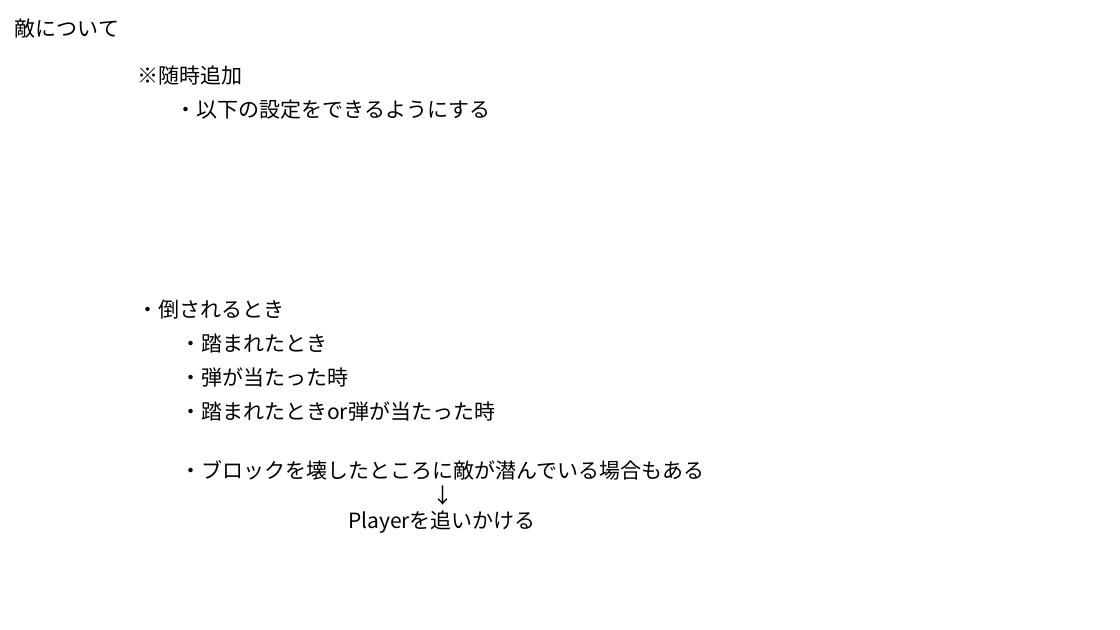
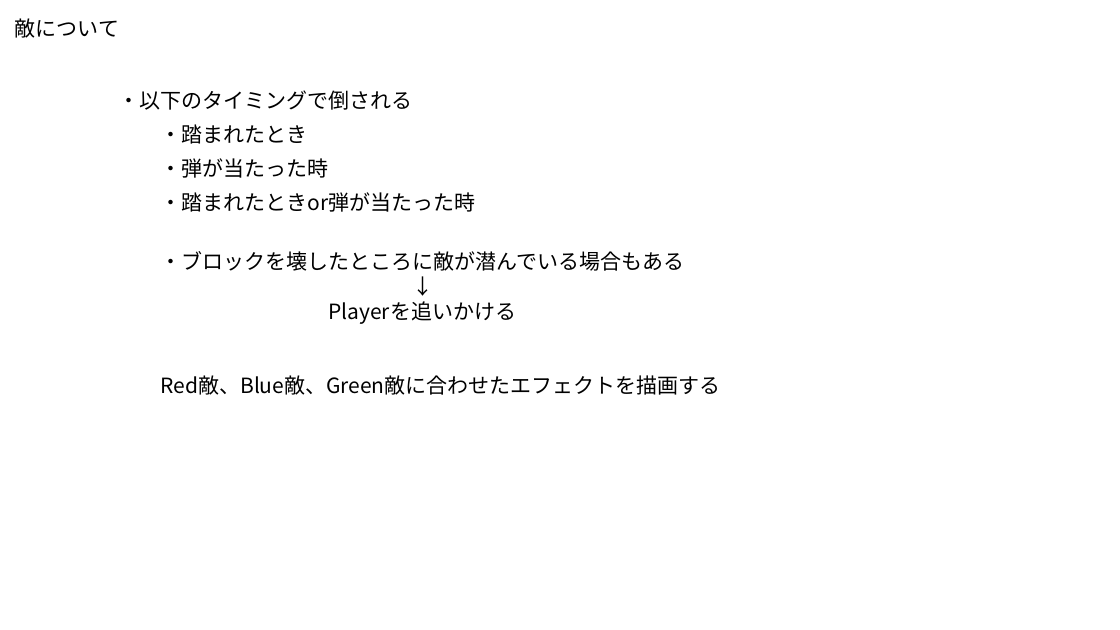
Before and after one commit to syo-ya/GameProductionPractice1, a slide deck: slide 1 of ゲーム制作課題「Breaking_UP」/仕様書/敵.pptx. Drawn at 1120x630 pixels with LibreOffice and Linux fonts; fonts in the diff are those of the drawing. Boxes give left, top, right and bottom in pixels: in the first picture for what was removed or moved away, otherwise in the second. Text is boxed around its words. In the diff, an @@ line names an element or a change of style, - is before the commit and + after.

```diff
--- a/ゲーム制作課題「Breaking_UP」/仕様書/敵.pptx
+++ b/ゲーム制作課題「Breaking_UP」/仕様書/敵.pptx
@@ text removed at [138,65,243,85] @@
-※随時追加
@@ text at [118,90,412,110]: text changed @@
-・倒されるとき
+・以下のタイミングで倒される
@@ text removed at [176,99,491,119] @@
-・以下の設定をできるようにする
@@ 4 texts: place and size @@
-4 texts at [180,333,704,533]
+4 texts at [160,124,684,324]
@@ text added at [160,375,720,395], 18 pt, text #000000 @@
+Red敵、Blue敵、Green敵に合わせたエフェクトを描画する
```
Also in this commit, not shown: 3 slides added.
